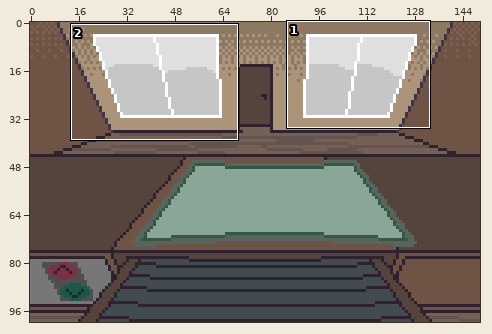
Two states of a pixel-art file, gamedevtvjam/Assets/Art/main_scene.aseprite. The picture above shows the old version from afar; the outline marks the close-up.
Close-up. Before the commit:
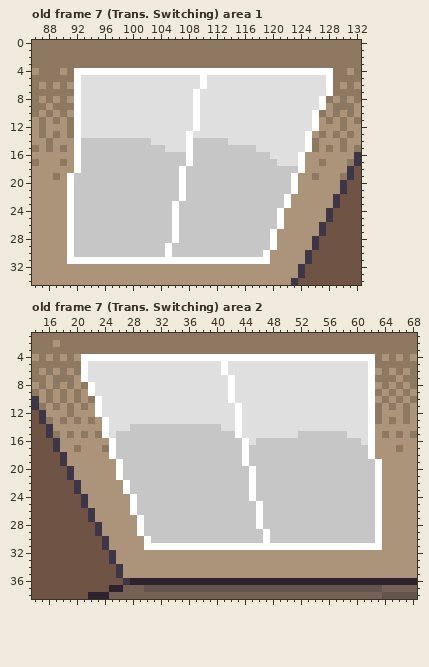
150x100 pixels, 10 frames. Colours within 5 levels of each other are drawn and written as one. Shown: old frame 7 (Trans. Switching) area 1: x 86..132, y 0..34; old frame 7 (Trans. Switching) area 2: x 14..68, y 1..38. The commit also changed other frames or places, which this record leaves out.
The same view after the edit:
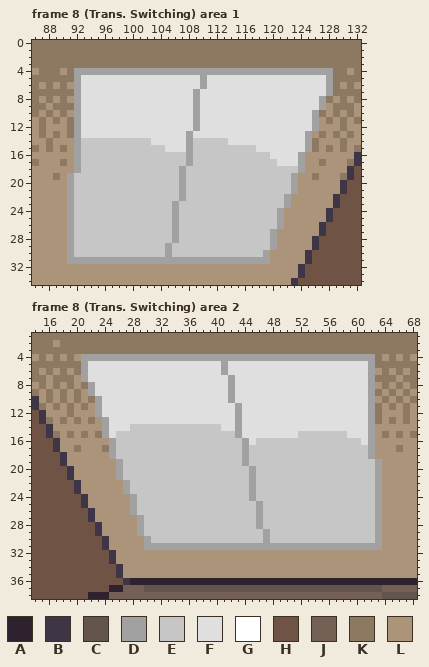
Palette (. is transparent): A #2e222f  B #3e3546  C #63554d  D #a1a1a1  E #c6c6c6  F #dfdfdf  G #ffffff  H #6f5445  J #746054  K #8d7861  L #ab947a
The commit says: dings_eigene_layer
Edits made:
frames 10 -> 11
layer "Ref" added
layer "Background" added
layer "Layer 1" removed
layer "Layer 3" removed
Frame 8 (Trans. Switching) area 1 against old frame 7 (Trans. Switching), layer "Background":
The author changed colour G to colour D in row 4 at x 92 to 128; in rows 5 to 6 at x 92, 110 and 128; in row 7 at x 92, 109 and 128; in rows 8 to 9 at x 92, 109 and 127; in rows 10 to 12 at x 92, 109 and 126; in rows 13 to 15 at x 92, 108 and 125.
The author changed colour G to colour D in rows 16 to 17 at x 92, 108 and 124; in row 18 at x 92, 107 and 124; in rows 19 to 21 at x 91, 107 and 123; in row 22 at x 91, 107 and 122; in row 23 at x 91, 106 and 122; in rows 24 to 26 at x 91, 106 and 121.
The author changed colour G to colour D in rows 27 to 28 at x 91, 106 and 120; in row 29 at x 91, 105 and 120; in row 30 at x 91, 105 and 119; in row 31 at x 91 to 119.
Frame 8 (Trans. Switching) area 2 against old frame 7 (Trans. Switching), layer "Background":
The author changed colour G to colour D in row 4 at x 21 to 62; in rows 5 to 6 at x 21, 41 and 62; in row 7 at x 21, 42 and 62; in rows 8 to 9 at x 22, 42 and 62; in row 10 at x 23, 42 and 62; in rows 11 to 12 at x 23, 43 and 62.
The author changed colour G to colour D in rows 13 to 15 at x 24, 43 and 62; in rows 16 to 18 at x 25, 44 and 62; in row 19 at x 26, 44 and 63; in rows 20 to 21 at x 26, 45 and 63; in rows 22 to 23 at x 27, 45 and 63; in row 24 at x 28, 45 and 63.
The author changed colour G to colour D in rows 25 to 26 at x 28, 46 and 63; in rows 27 to 28 at x 29, 46 and 63; in row 29 at x 29, 47 and 63; in row 30 at x 30, 47 and 63; in row 31 at x 30 to 63.
